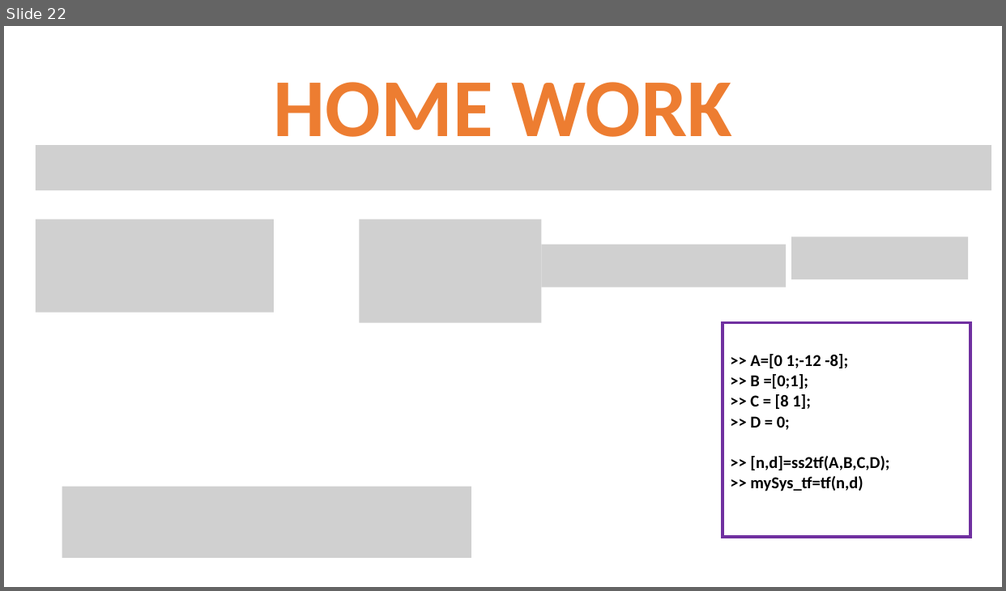
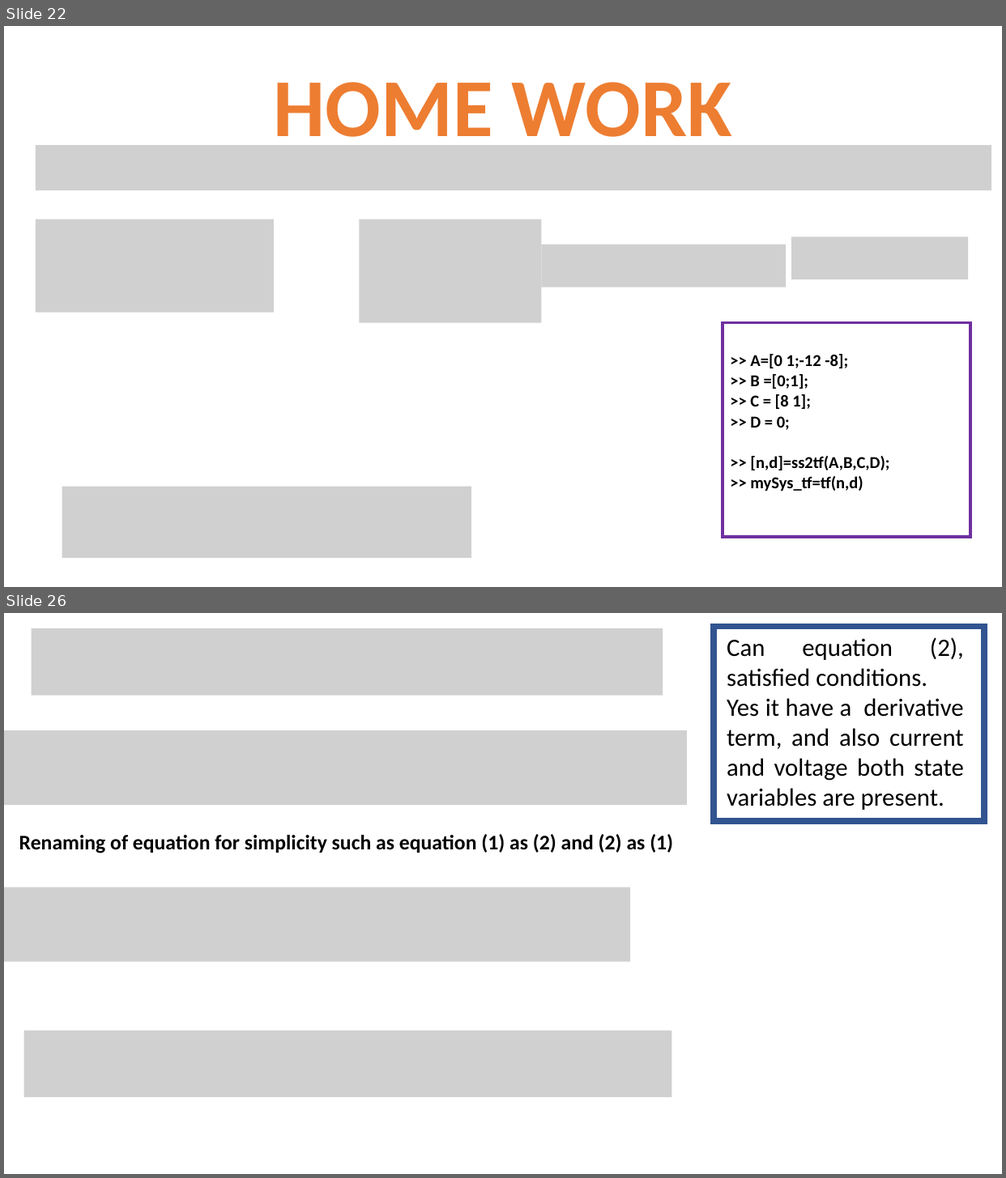
Before and after one commit to niazwazir/LINEAR_CONTROL_SYSTEM, a slide deck: STATE SPACE REPRESENTATION_PART_01.pptx. Shown one above the other, each under a label of ours: slide 22 before the commit, slides 22 and 26 after it; the slides between them are not shown. The pictures are 1006x591 and 1006x1178 pixels, drawn with LibreOffice and Linux fonts; fonts in the diff are those of the drawing; grey boxes stand for pictures. Boxes give left, top, right and bottom in pixels: in the first picture for what was removed or moved away, otherwise in the second. Text is boxed around its words. In the diff, an @@ line names an element or a change of style, - is before the commit and + after.

```diff
--- a/STATE SPACE REPRESENTATION_PART_01.pptx
+++ b/STATE SPACE REPRESENTATION_PART_01.pptx
@@ slide 26 added at (x1=4, y1=613, x2=1002, y2=1174), background #FFFFFF @@
@@ picture added at (x1=31, y1=628, x2=663, y2=696) @@
@@ rectangle added at (x1=714, y1=627, x2=984, y2=821), outline #325491 6 pt @@
@@ text added at (x1=727, y1=637, x2=964, y2=810), 24 pt, text #000000 @@
+Can equation (2), satisfied conditions.
+Yes it have a derivative term, and also current and voltage both state variables are present.
@@ picture added at (x1=4, y1=730, x2=687, y2=806) @@
@@ text added at (x1=19, y1=834, x2=673, y2=854), 20 pt, text #000000, bold @@
+Renaming of equation for simplicity such as equation (1) as (2) and (2) as (1)
@@ picture added at (x1=4, y1=887, x2=631, y2=962) @@
@@ picture added at (x1=24, y1=1031, x2=671, y2=1097) @@
```
Also in this commit, not shown: 14 other slides added.
